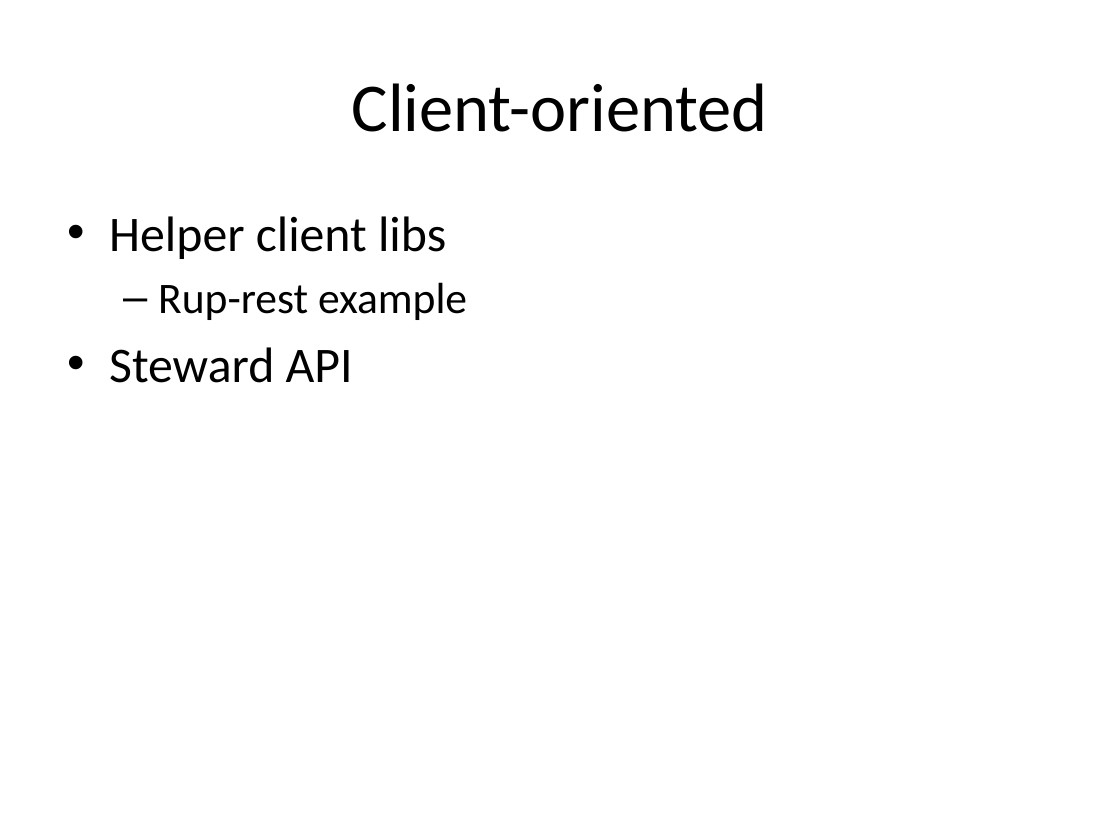
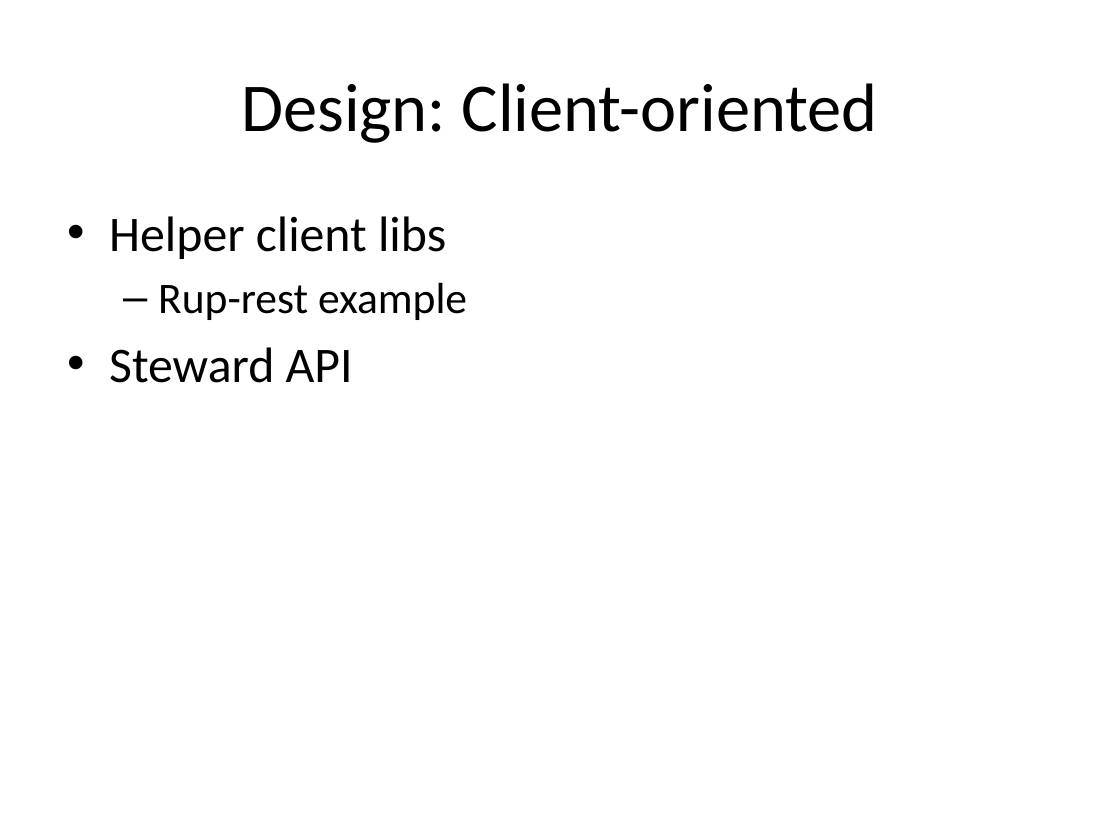
Before and after one commit to vitali-kviatkouski/personal, a slide deck: slide 14 of Microservices.pptx (slide 9 before the commit). Drawn at 1120x840 pixels with LibreOffice and Linux fonts; fonts in the diff are those of the drawing. Boxes give left, top, right and bottom in pixels: in the first picture for what was removed or moved away, otherwise in the second. Text is boxed around its words. In the diff, an @@ line names an element or a change of style, - is before the commit and + after.

```diff
--- a/Microservices.pptx
+++ b/Microservices.pptx
@@ title at <box>241,83,878,143</box>: text changed @@
-Client-oriented
+Design: Client-oriented
```
Also in this commit, not shown: 7 other slides changed, 6 slides added, 1 slide removed.
